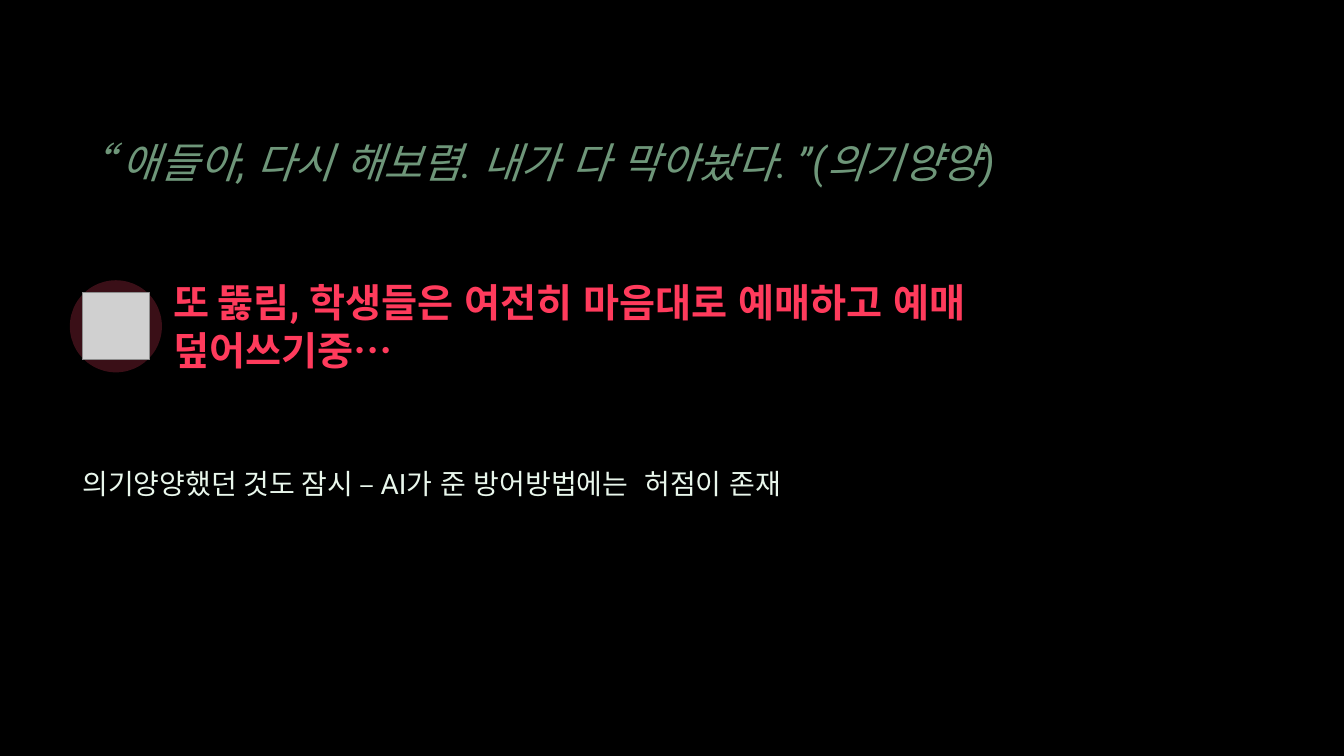
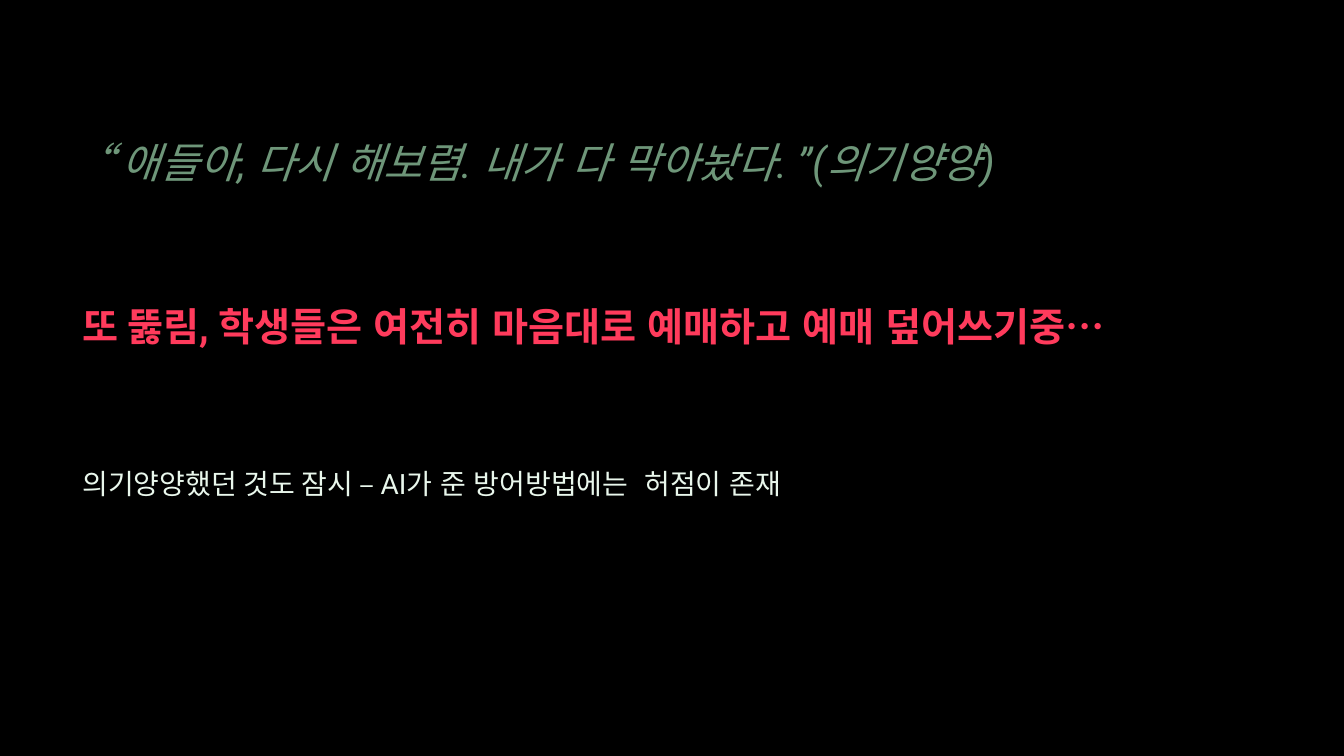
Before and after one commit to shk-cell/Macro_Classroom, a slide deck: slide 11 of AI기반 바이브코딩 시대의 교사역할과 교수학습설계.pptx. Drawn at 1344x756 pixels with LibreOffice and Linux fonts; fonts in the diff are those of the drawing; grey boxes stand for pictures. Boxes give left, top, right and bottom in pixels: in the first picture for what was removed or moved away, otherwise in the second. Text is boxed around its words. In the diff, an @@ line names an element or a change of style, - is before the commit and + after.

```diff
--- a/AI기반 바이브코딩 시대의 교사역할과 교수학습설계.pptx
+++ b/AI기반 바이브코딩 시대의 교사역할과 교수학습설계.pptx
@@ ellipse removed at box(71, 281, 161, 372) @@
@@ text "또 뚫림, 학생들은 여전히 마음대로 ..." rewrapped from box(173, 284, 965, 369) to box(82, 308, 1104, 348) @@
@@ picture removed at box(83, 292, 150, 360) @@
```
Also in this commit, not shown: 5 other slides changed.
